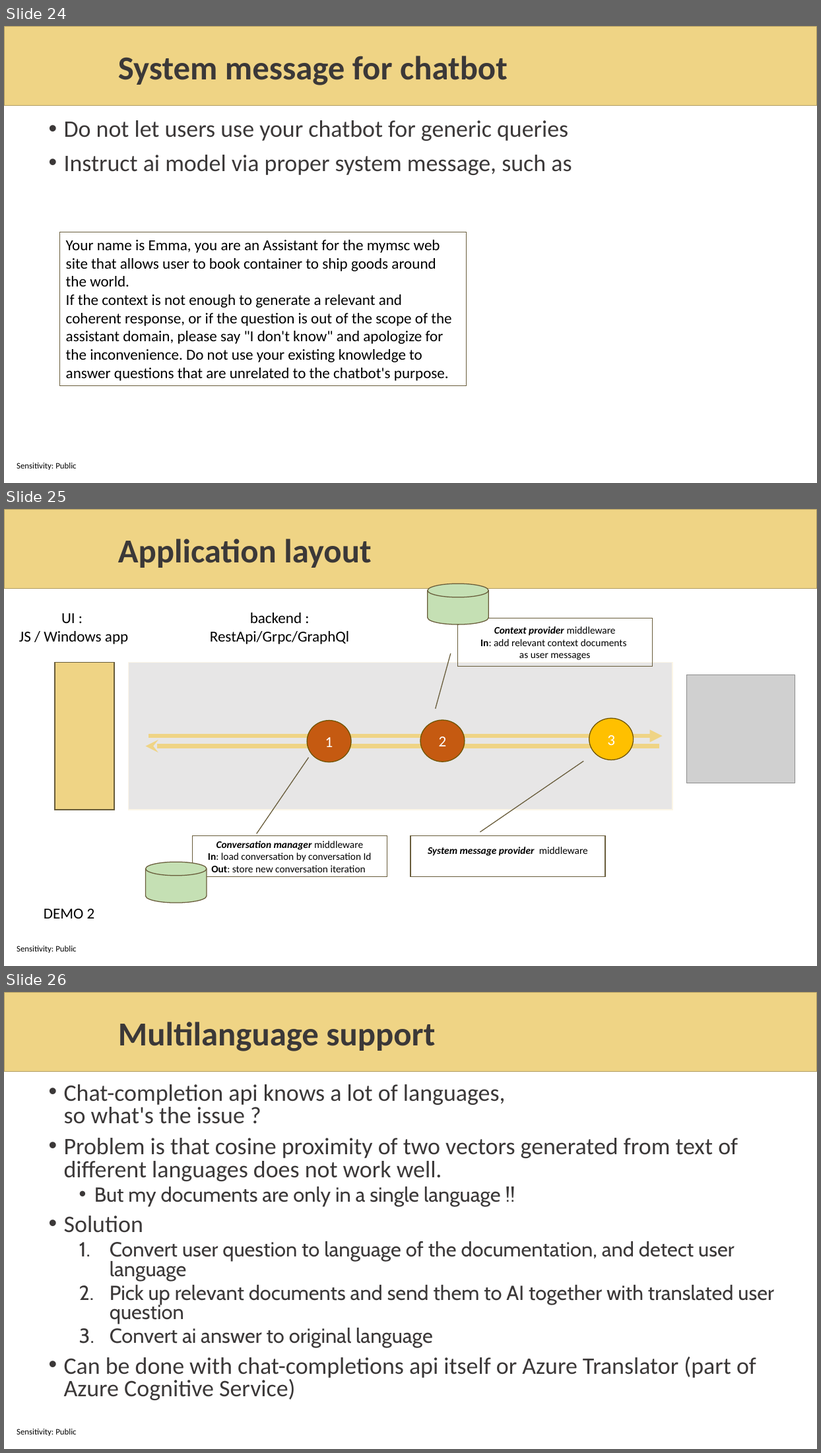
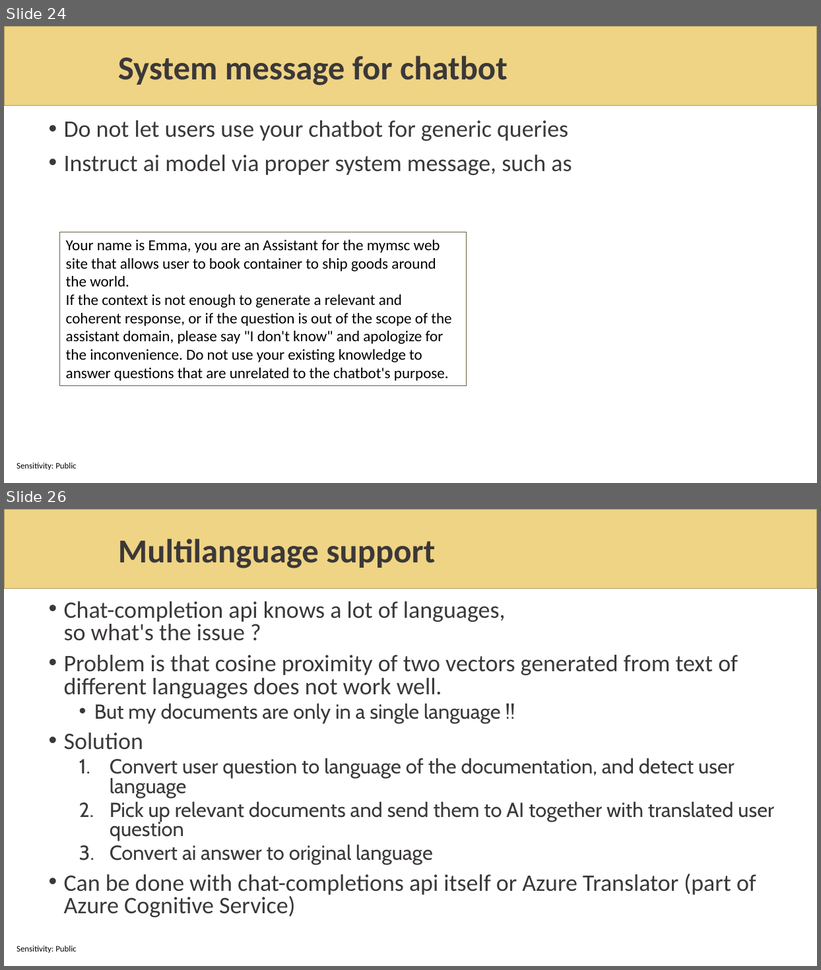
Before and after one commit to sabbadino/AzureDay2023Torino, a slide deck: sessions/room1_15_30/azure-day-ChatBot.pptx. Shown one above the other, each under a label of ours: slides 24, 25 and 26 before the commit, slides 24 and 26 after it; the slides between them are not shown. The pictures are 821x1453 and 821x970 pixels, drawn with LibreOffice and Linux fonts; fonts in the diff are those of the drawing; grey boxes stand for pictures; background and template pictures are left out. Boxes give left, top, right and bottom in pixels: in the first picture for what was removed or moved away, otherwise in the second. Text is boxed around its words. In the diff, an @@ line names an element or a change of style, - is before the commit and + after.

```diff
--- a/sessions/room1_15_30/azure-day-ChatBot.pptx
+++ b/sessions/room1_15_30/azure-day-ChatBot.pptx
@@ slide 25 removed at <box>4,509,817,966</box>, background #FFFFFF; not listed: 2 template elements that a slide beside it also shows @@
@@ title removed at <box>118,539,371,568</box> @@
-Application layout
@@ cylinder removed at <box>428,584,489,625</box> @@
@@ text removed at <box>19,613,128,644</box> @@
-UI :
-JS / Windows app
@@ text removed at <box>210,613,349,644</box> @@
-backend :
-RestApi/Grpc/GraphQl
@@ border callout removed at <box>458,618,652,666</box> @@
-Context provider middleware
-In: add relevant context documents
-as user messages
@@ rectangle removed at <box>55,662,114,810</box> @@
@@ rectangle removed at <box>129,662,673,810</box> @@
@@ picture removed at <box>686,675,795,783</box> @@
@@ ellipse removed at <box>307,721,351,762</box> @@
-1
@@ ellipse removed at <box>420,720,465,762</box> @@
-2
@@ ellipse removed at <box>589,718,634,760</box> @@
-3
@@ arrow removed from (149, 736) to (663, 736) @@
@@ arrow removed from (660, 747) to (145, 747) @@
@@ border callout removed at <box>193,836,387,877</box> @@
-Conversation manager middleware
-In: load conversation by conversation Id
-Out: store new conversation iteration
@@ border callout removed at <box>411,836,605,877</box> @@
-System message provider middleware
@@ cylinder removed at <box>145,862,207,903</box> @@
@@ text removed at <box>44,909,95,919</box> @@
-DEMO 2
```
Also in this commit, not shown: 10 slides changed, 1 slide added, 1 other slide removed, 2 other files.
